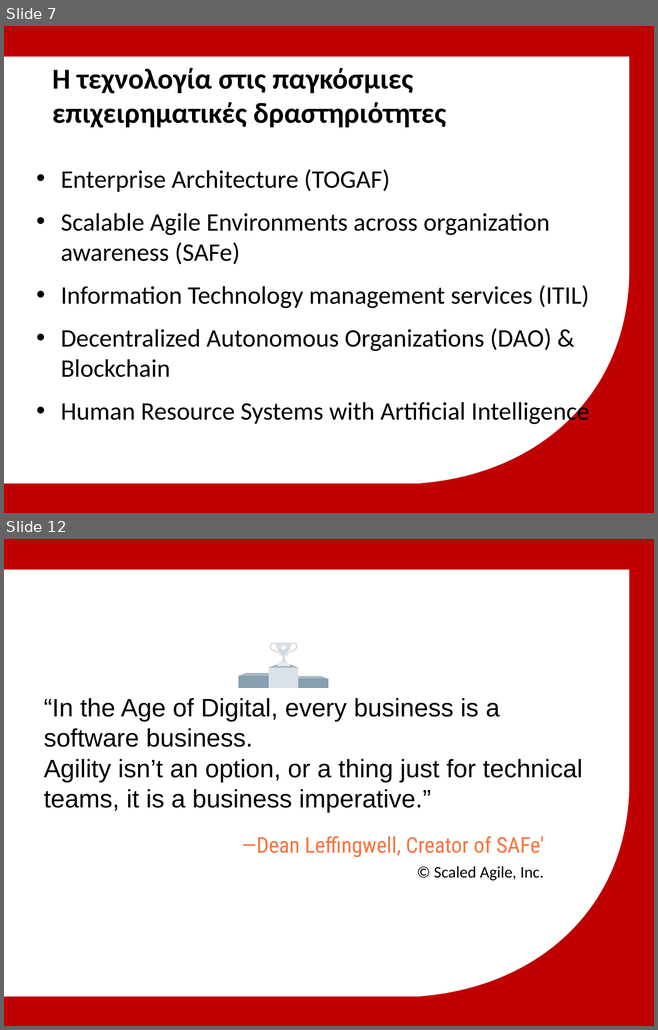
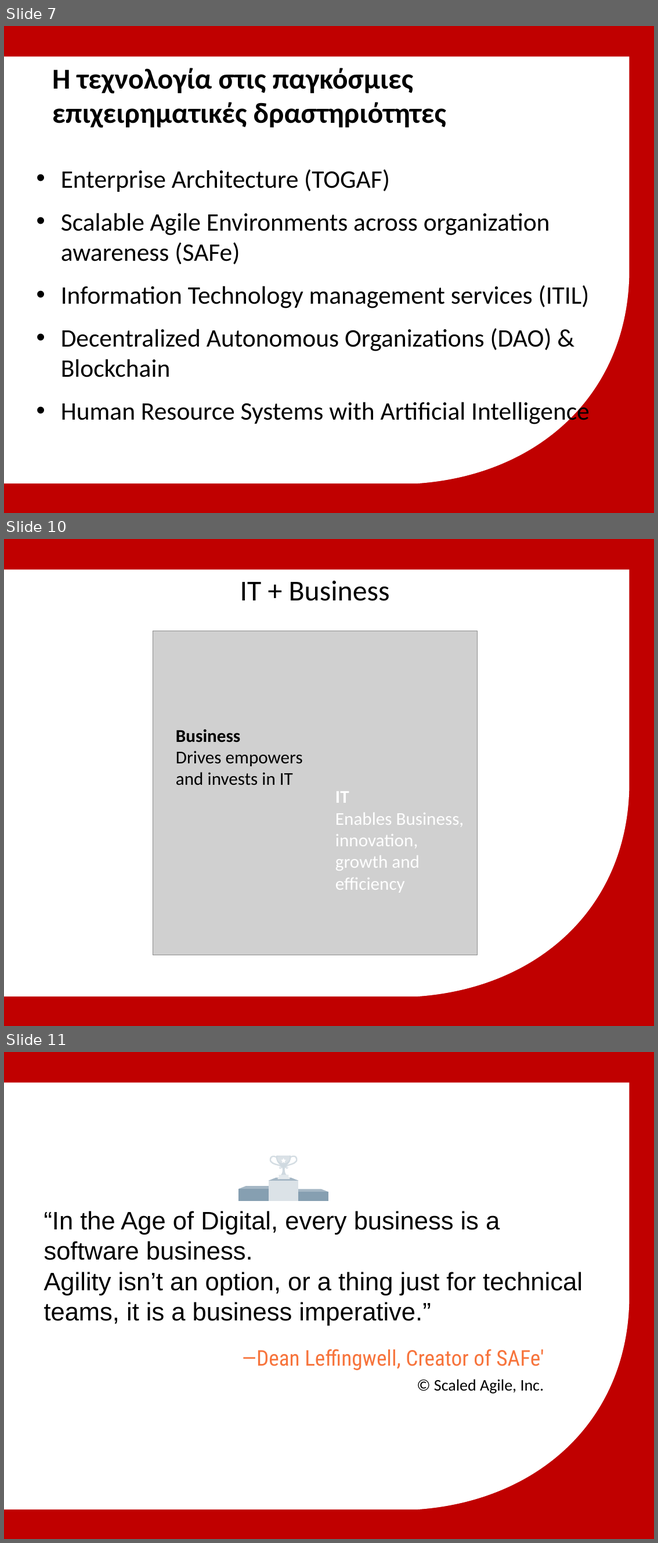
Before and after one commit to michailmarkou1995/MBA, a slide deck: Spiritual Wellbeing IV Professional Development and Applied Research/Μητροπολιτικό Κολλέγιο_ΣΕΚΦ[Μιχαηλ Μαρκου] IT in Global Business.pptx. Shown one above the other, each under a label of ours: slides 7 and 12 before the commit, slides 7, 10 and 11 after it; the slides between them are not shown. The pictures are 658x1030 and 658x1543 pixels, drawn with LibreOffice and Linux fonts; fonts in the diff are those of the drawing; grey boxes stand for pictures; background and template pictures are left out. Boxes give left, top, right and bottom in pixels: in the first picture for what was removed or moved away, otherwise in the second. Text is boxed around its words. In the diff, an @@ line names an element or a change of style, - is before the commit and + after.

```diff
--- a/Spiritual Wellbeing IV Professional Development and Applied Research/Μητροπολιτικό Κολλέγιο_ΣΕΚΦ[Μιχαηλ Μαρκου] IT in Global Business.pptx
+++ b/Spiritual Wellbeing IV Professional Development and Applied Research/Μητροπολιτικό Κολλέγιο_ΣΕΚΦ[Μιχαηλ Μαρκου] IT in Global Business.pptx
@@ slide 10 added at <box>4,539,654,1026</box>, background #C00000; not listed: 1 template element that a slide beside it also shows @@
@@ text added at <box>240,580,390,601</box>, 32 pt, text #000000 @@
+IT + Business
@@ picture added at <box>152,631,477,955</box> @@
@@ text added at <box>176,729,303,785</box>, 20 pt, text #000000 @@
+Business
+Drives empowers
+and invests in IT
@@ text added at <box>335,791,464,893</box>, 20 pt, text #FFFFFF @@
+IT
+Enables Business, innovation,
+growth and efficiency
@@ what was slide 12 is now slide 11 @@
```
Also in this commit, not shown: 2 slides changed, 1 slide removed.
